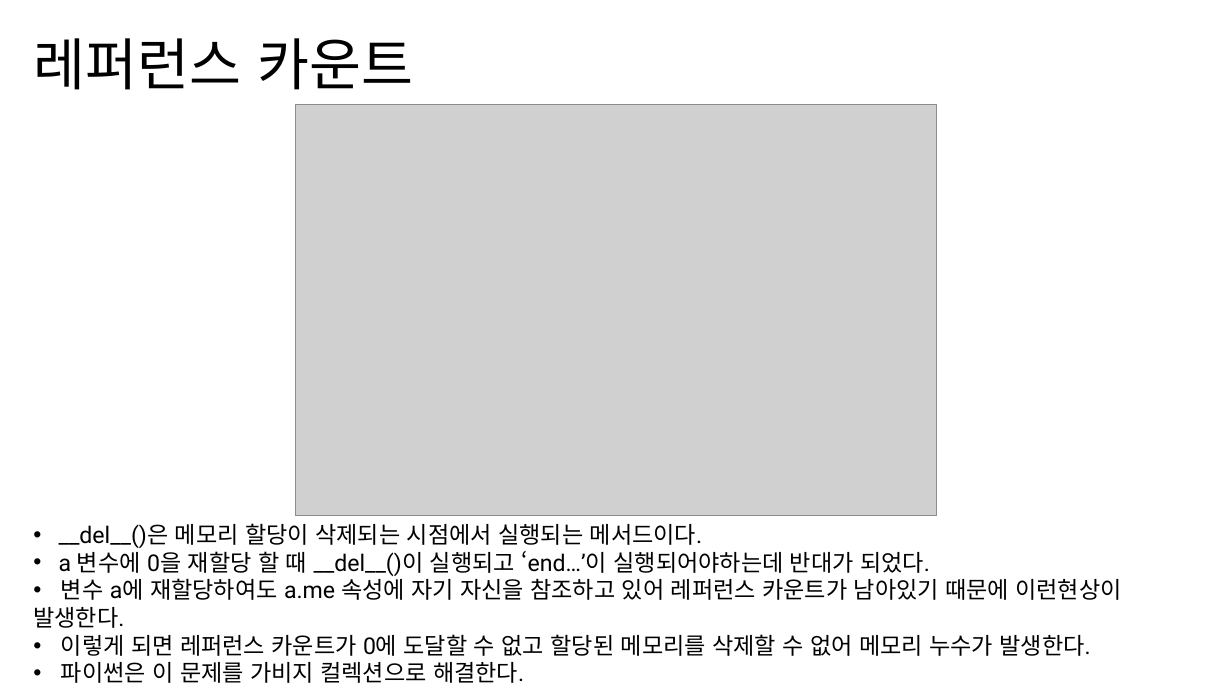
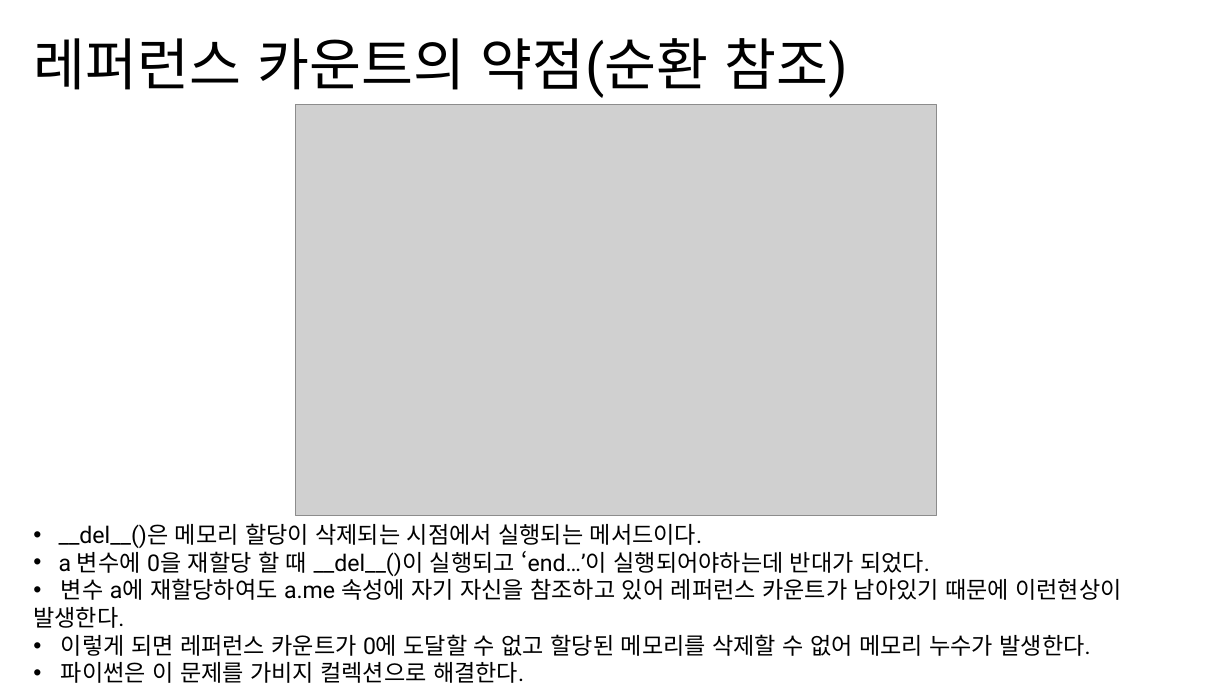
Before and after one commit to cs-study-org/cs-study, a slide deck: slide 24 of 05/beom/python_data&memory.pptx. Drawn at 1232x693 pixels with LibreOffice and Linux fonts; fonts in the diff are those of the drawing; grey boxes stand for pictures. Boxes give left, top, right and bottom in pixels: in the first picture for what was removed or moved away, otherwise in the second. Text is boxed around its words. In the diff, an @@ line names an element or a change of style, - is before the commit and + after.

```diff
--- a/05/beom/python_data&memory.pptx
+++ b/05/beom/python_data&memory.pptx
@@ title at box(34, 38, 848, 98): text changed @@
-레퍼런스 카운트
+레퍼런스 카운트의 약점(순환 참조)
```
Also in this commit, not shown: 6 other slides changed, 2 other files.
